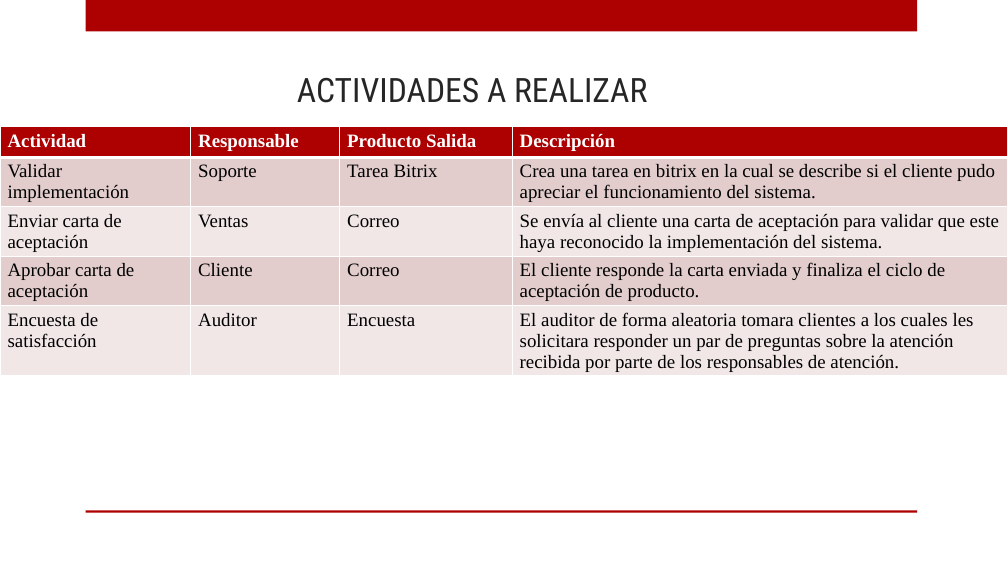
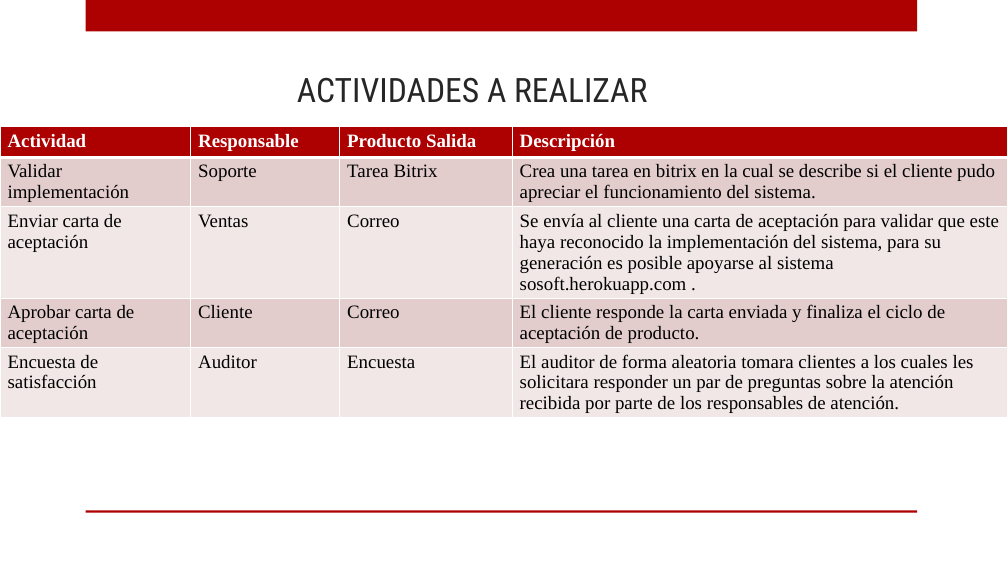
Before and after one commit to ricardo-novelasos/SOSQTP, a slide deck: slide 23 of capacitacion.pptx (slide 19 before the commit). Drawn at 1008x567 pixels with LibreOffice and Linux fonts; fonts in the diff are those of the drawing; background and template pictures are left out. Boxes give left, top, right and bottom in pixels: in the first picture for what was removed or moved away, otherwise in the second. Text is boxed around its words. In the diff, an @@ line names an element or a change of style, - is before the commit and + after.

```diff
--- a/capacitacion.pptx
+++ b/capacitacion.pptx
@@ table at [0, 126, 1008, 437] @@
-row 3, column 4: Se envía al cliente una carta de aceptación para validar que este haya reconocido la implementación del sistema.
+row 3, column 4: Se envía al cliente una carta de aceptación para validar que este haya reconocido la implementación del sistema, para su generación es posible apoyarse al sistema sosoft.herokuapp.com .
```
Also in this commit, not shown: 6 other slides changed, 1 slide added.
